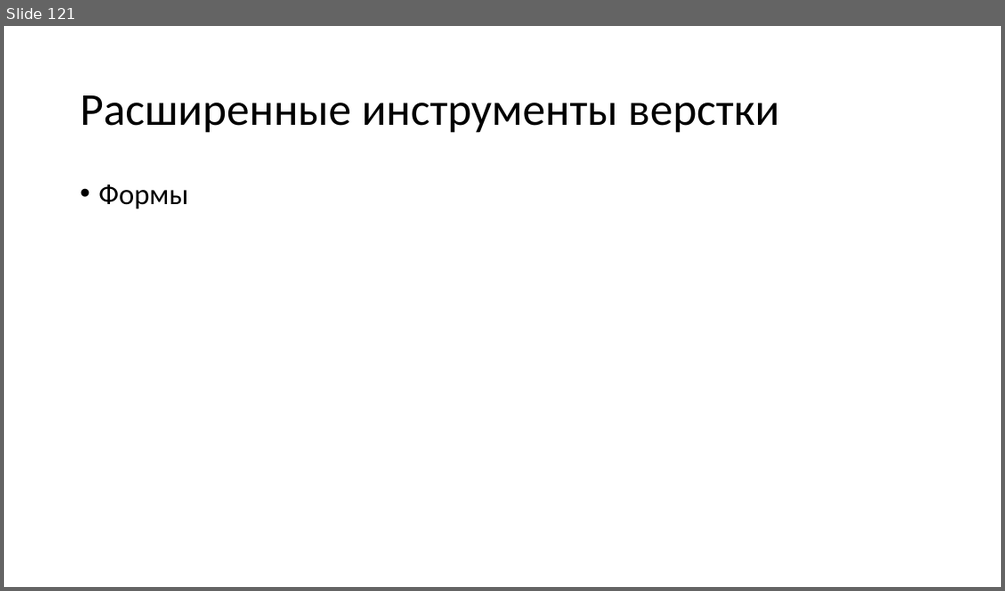
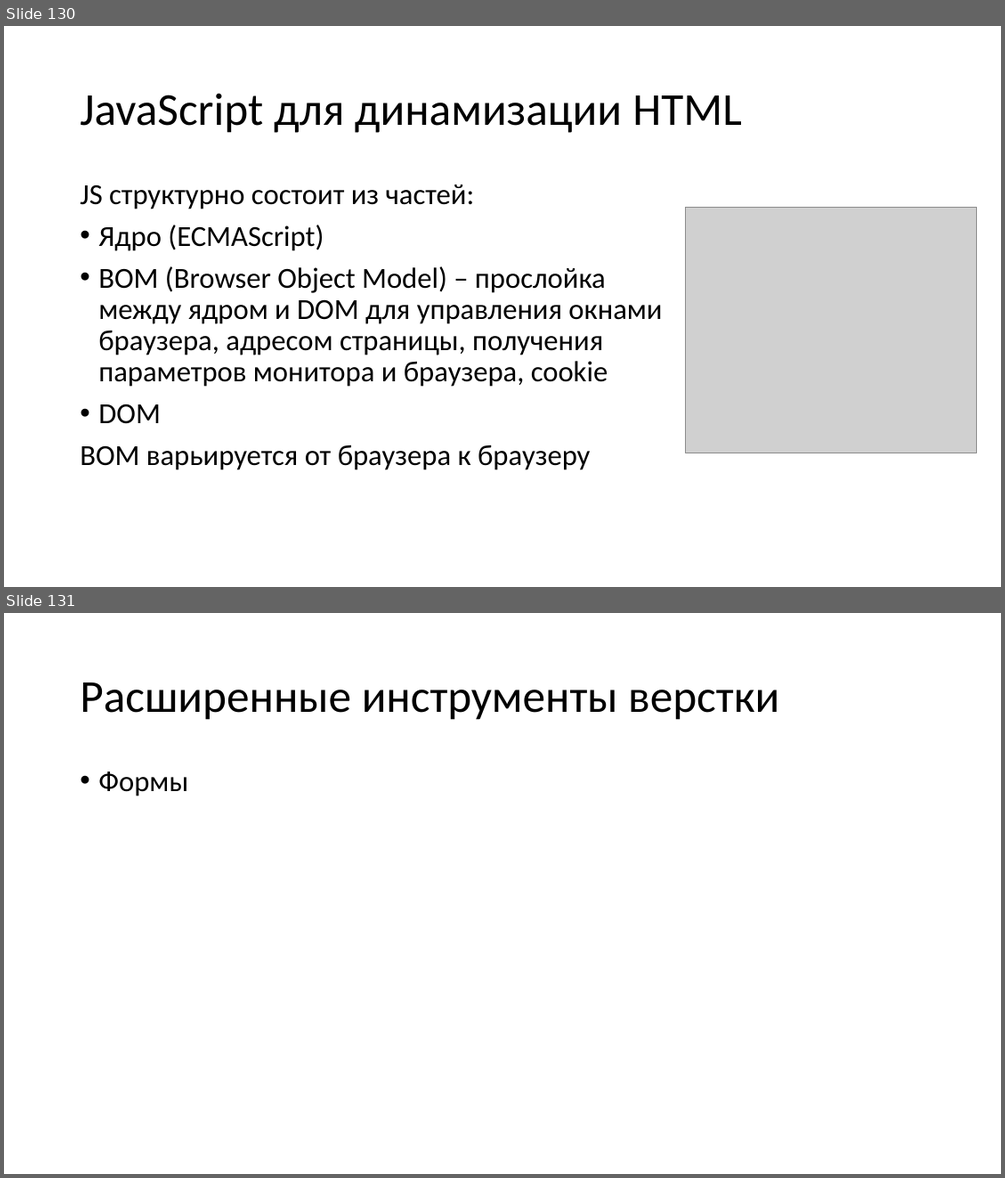
Before and after one commit to heymynameis/web-development, a slide deck: Лекции web.pptx. Shown one above the other, each under a label of ours: slide 121 before the commit, slides 130 and 131 after it. The pictures are 1005x591 and 1005x1178 pixels, drawn with LibreOffice and Linux fonts; fonts in the diff are those of the drawing; grey boxes stand for pictures. Boxes give left, top, right and bottom in pixels: in the first picture for what was removed or moved away, otherwise in the second. Text is boxed around its words. In the diff, an @@ line names an element or a change of style, - is before the commit and + after.

```diff
--- a/Лекции web.pptx
+++ b/Лекции web.pptx
@@ slide 130 added at [4, 26, 1001, 587], background #FFFFFF @@
@@ title added at [80, 93, 741, 133], 44 pt, text #000000 @@
+JavaScript для динамизации HTML
@@ text added at [80, 184, 662, 470], 28 pt, text #000000 @@
+JS структурно состоит из частей:
+• Ядро (ECMAScript)
+• BOM (Browser Object Model) – прослойка между ядром и DOM для управления окнами браузера, адресом страницы, получения параметров монитора и браузера, cookie
+• DOM
+BOM варьируется от браузера к браузеру
@@ picture added at [685, 207, 977, 452] @@
@@ what was slide 121 is now slide 131 @@
```
Also in this commit, not shown: 9 other slides added, 1 other file.
